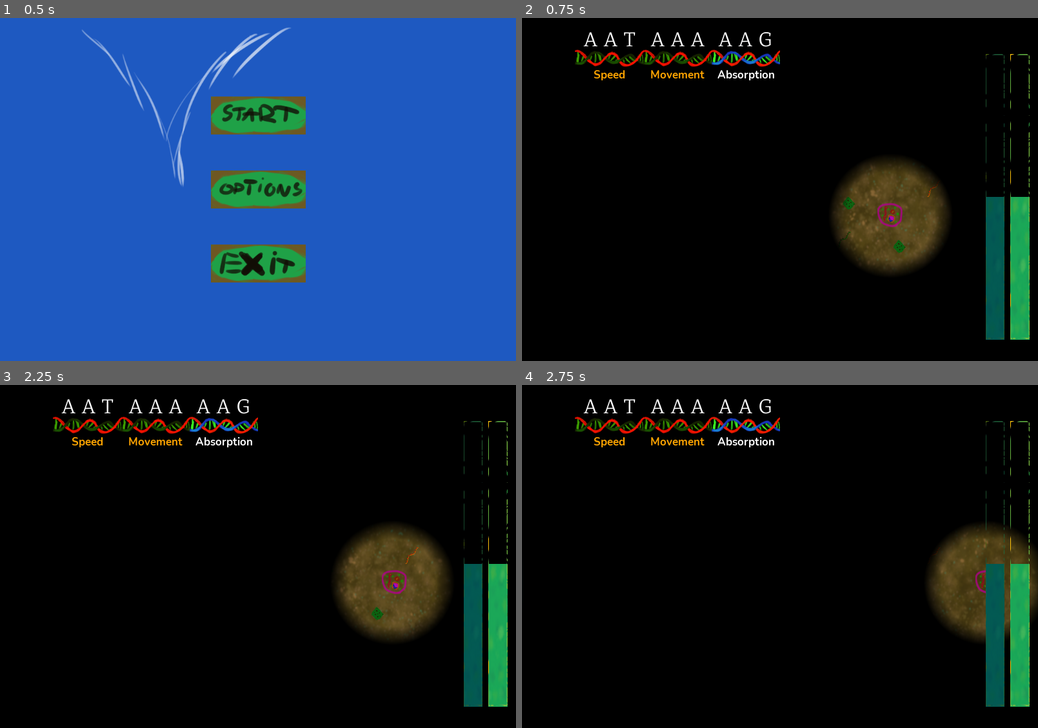
Above: before the commit, frames 1-4 (two rows, left to right).
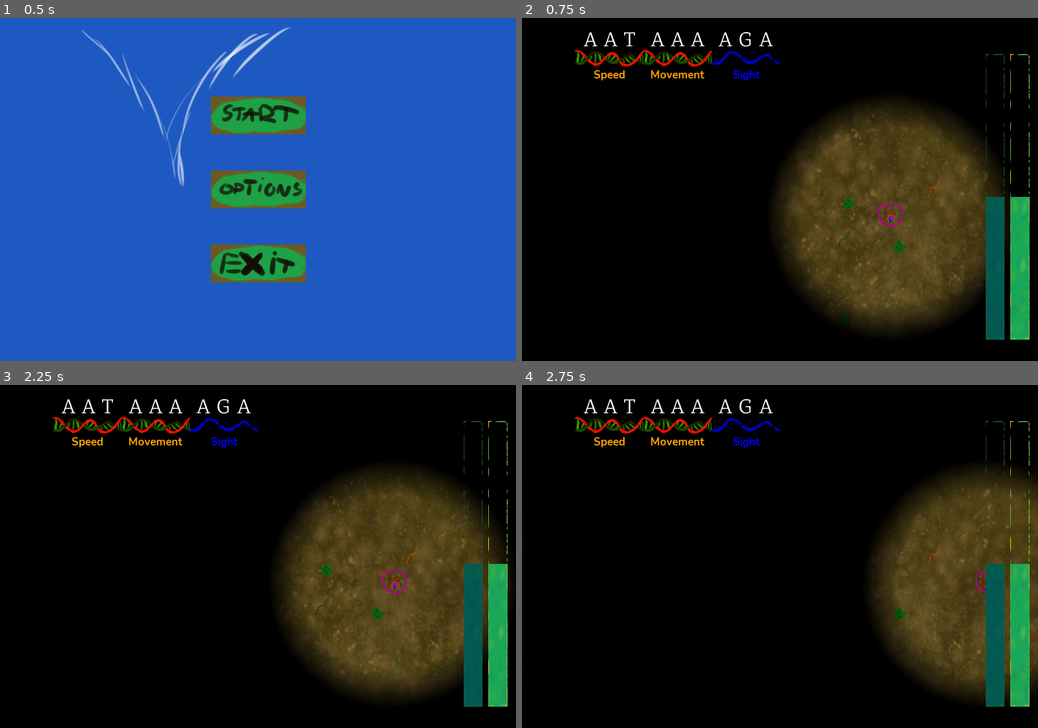
Above: after the commit, the same moments.

Repository: RobertKajnak/MGTK2021Game
Game: Godot game, scene res://Scenes/MainMenu.tscn
Same seed, same stepped clock (60 frames per second), same inputs: the game is played once before the commit and once after it.
Inputs (mouse positions are in pixels of both pictures, inside the frame that each line leads up to):
- Up to frame 1 (0.5 s): no input
- Up to frame 2 (0.75 s): click (780, 114) at 0.5 s
- Up to frame 3 (2.25 s): click (87, 426) at 1.27 s; tap Enter at 2 s; hold D (right) from 2.03 s (still down); tap P at 2.1 s
- Up to frame 4 (2.75 s): keep holding D (right)

Frame 1 is identical in both runs. In frame 2, 19% of the frame differs, in the area x 36-94%, y 4-92%; in frame 3, 18%; in frame 4, 13%.

Commit message:
Added every type of vision

Diff:
--- a/Scenes/Player.gd
+++ b/Scenes/Player.gd
@@ -8,6 +8,14 @@
 func _physics_process(delta):
 	var traits = Global.get_traits()
 	$PlayerTexture.visible = not traits.has(Global.Trait.Chameleon)
+	var is_giant = traits.has(Global.Trait.Giant)
+	if is_giant:
+		$PlayerCollision.set_scale(Vector2(2,2))
+		$PlayerTexture.set_scale(Vector2(1.176,1.29))
+	else:
+		$PlayerCollision.set_scale(Vector2(1,1))
+		# Ezt igy kell csinalni, de vigyazat, sprite texture csere eseten elromlik (from Andor with love)
+		$PlayerTexture.set_scale(Vector2(0.588,0.645))
 	get_input(traits) # Gyuri: nem szuper h minden updatenel meghivjuk
 	velocity = move_and_slide(velocity)
 
--- a/Scenes/Player.tscn
+++ b/Scenes/Player.tscn
@@ -10,7 +10,7 @@
 position = Vector2( 770.009, 413.066 )
 script = ExtResource( 2 )
 
-[node name="CollisionShape2D" type="CollisionShape2D" parent="."]
+[node name="PlayerCollision" type="CollisionShape2D" parent="."]
 shape = SubResource( 1 )
 
 [node name="PlayerTexture" type="Sprite" parent="."]
--- a/Scenes/World.gd
+++ b/Scenes/World.gd
@@ -1,6 +1,8 @@
 extends Node2D
 
 const LightTexture = preload("res://res/textures/Light.png")
+const NORMAL_SIGHT_MULTIPLIER = 2
+const SHORT_SIGHT_MULTIPLIER = 0.5
 
 onready var fog = $Fog
 
@@ -23,7 +25,7 @@
 	Global.genome = \
 		Global.trait_to_gene[Global.Trait.Speed] + \
 		Global.trait_to_gene[Global.Trait.Movement] + \
-		Global.trait_to_gene[Global.Trait.Absorption]
+		Global.trait_to_gene[Global.Trait.Sight]
 	$HUD.refresh()
 
 	fogImage.create(fog_image_width, fog_image_height, false, Image.FORMAT_RGBAH)
@@ -43,13 +45,21 @@
 		plant.position = Vector2(100+randi()%1150,50+randi()%660)
 		$Plant_nodes.add_child(plant)
 
+	var traits = Global.get_traits()
+	var has_sight = traits.has(Global.Trait.Sight)
+	update_vision_radius(NORMAL_SIGHT_MULTIPLIER if has_sight else SHORT_SIGHT_MULTIPLIER)
 	update_fog($Player.position)
 
 func update_vision_radius(new_radius):
-	lightImage.resize(lightImage.get_size()*new_radius)
-	light_offset = Vector2(LightTexture.get_width()/2, LightTexture.get_height()/2)
+	lightImage.resize(lightImage.get_width()*new_radius, lightImage.get_height()*new_radius)
+	light_offset = Vector2(LightTexture.get_width()/2*new_radius, LightTexture.get_height()/2*new_radius)
 
 func update_fog(new_grid_position):
+	var traits = Global.get_traits()
+	var has_long_sight = traits.has(Global.Trait.Long_Vision)
+	fog.visible = not has_long_sight
+	if has_long_sight:
+		return
 	fogImage.lock()
 	lightImage.lock()
 
